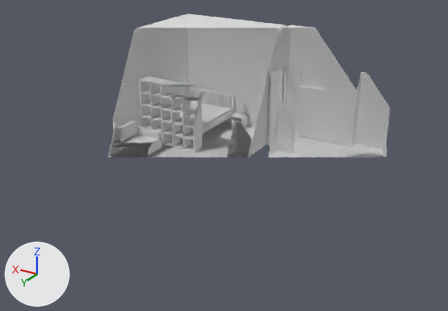
The glTF model flat.glb as it was, and as the next commit left it.
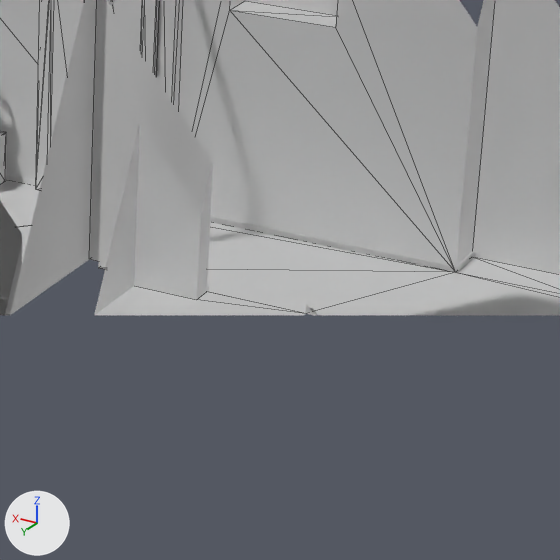
There are two pictures of each version: one whole from a camera (50 mm lens) standing at (-7.44, 12.61, 6.73) and looking at (-0.28, 0.69, 0.77), one close up on the part from 55% to 84% of the width and 27% to 69% of the height. Every picture has the same lights, and +X, +Y and +Z are marked at lower left. The close-ups show mesh edges as thin lines. Everything nearer to the camera than a plane just in front of the edit is cut away. Where no turn or scale is listed for an object, it has been applied to the vertices.

The first close-up shows 'clothes drawer', 'living room / hallway door', 'living room floor edges', 'walls'.
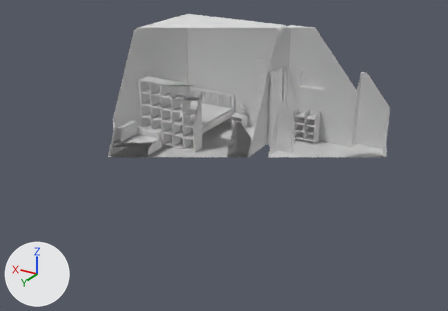
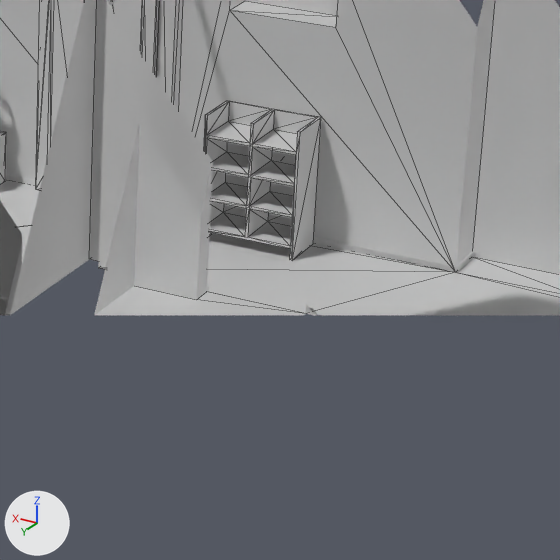
Commit message: Add shoe cupboard

Location of each change, [x1, y1, x2, y2] in pixels of the close-ups (560 x 560 px):
```json
{"object": "Shoe cupboard", "change": "added", "after": [204, 100, 321, 260]}
```

Edits to the scene script, one JSON object a line:
```json
{"op": "add", "block": "me_shoe_cupboard", "code": ["me_shoe_cupboard = bpy.data.meshes.new('Shoe cupboard')", "me_shoe_cupboard.from_pydata(...)  # 80 vertices, 156 faces; spans x 0.0..0.68, y 0.0..0.35, z 0.0..0.9"]}
{"op": "add", "block": "ob_shoe_cupboard", "code": ["ob_shoe_cupboard = bpy.data.objects.new('Shoe cupboard', me_shoe_cupboard)", "ob_shoe_cupboard.location = (-1.162, -3.194, 0.0)"]}
```
